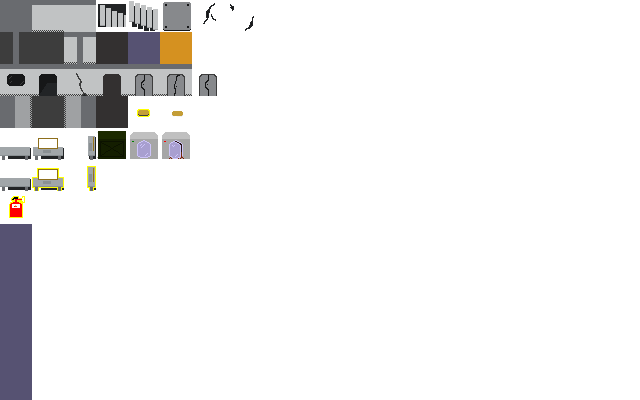
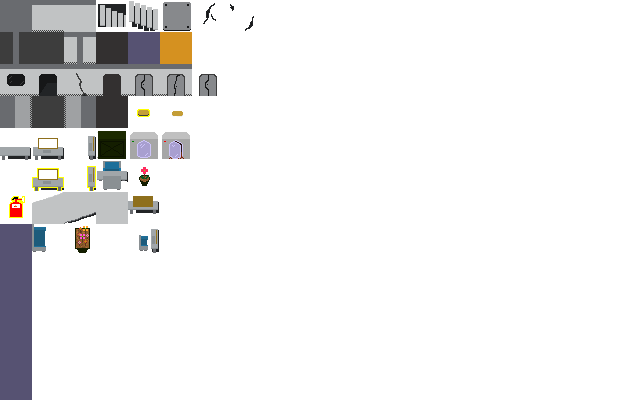
Two versions of the same layered image (640 x 400). Layer-by-layer changes:
painted on "Layer" over [0, 161, 159, 253]
